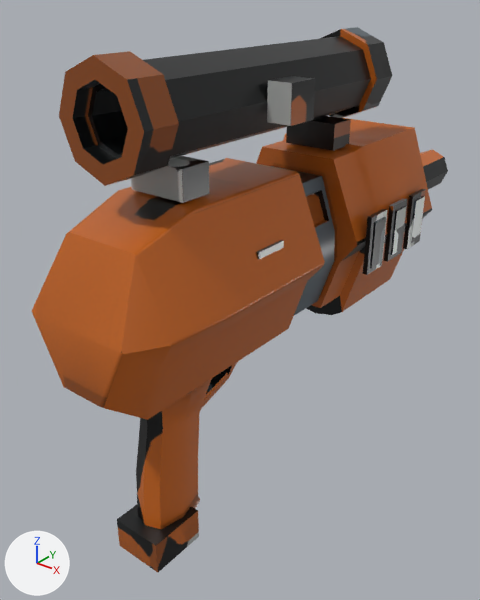
A saved change to the glTF model deathmatch/weapons/cq/beam_pistol.glb.
One viewpoint serves both versions: a camera (50 mm lens) standing at (0.273, -0.268, 0.288) and looking at (-0.032, 0.113, 0.052). Every picture has the same lights, and +X, +Y and +Z are marked at lower left. The first picture is the older version. Vertices at exactly the same position are counted once.

Objects in the first picture: 'InsertedAmmo', 'beam_pistol' and 1 more.
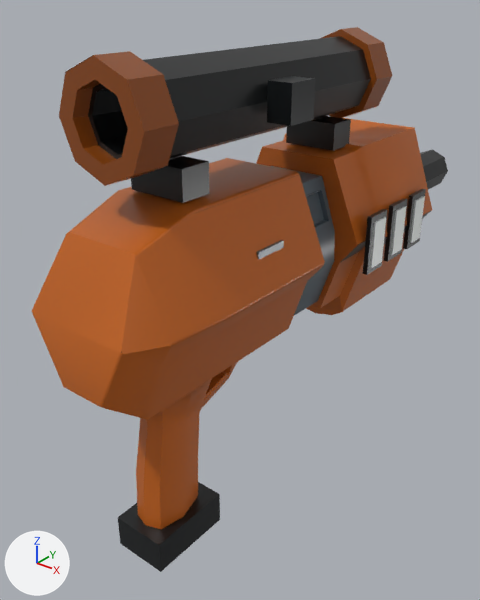
Location of each change, [x1, y1, x2, y2] in pixels of the pictures (480 x 600 px):
'InsertedAmmo', moved, rescaled: before [117, 505, 199, 572]; after [118, 482, 220, 572]
part 1 of me_receiver_001, surface changed: [48, 27, 445, 529] in both

What changed in the scene script:
```text
Change me_receiver_001:
    where me_receiver_001.from_pydata(...)  # 535 vertices, 971 faces; spans x -0.063..0.063, y -0.073..0.39, z -0.077..0.253
    used by ob_beam_pistol; location = (0.0, 0.0, 0.0)
    me_receiver_001 part 1: texture (UV) coordinates of 913 of 971 faces, centred in x -0.063..0.063, y -0.073..0.39, z -0.076..0.25, changed; they spanned u 0.0..1.0, v 0.0..1.0 and now span u 0.0..1.0, v 0.0..1.0
Change me_receiver_003:
    used by ob_insertedammo; location = (0.0, -0.021, -0.0717)
    remove me_receiver_003.from_pydata(...)  # 8 vertices, 12 faces; spans x -0.0196..0.0196, y -0.0214..0.0213, z -0.0126..0.0126
    add me_receiver_003.from_pydata(...)  # 8 vertices, 12 faces; spans x -0.0206..0.0206, y -0.0319..0.0319, z -0.0126..0.0126
    me_receiver_003 part 2: the whole mesh is scaled about its middle by (1.05, 1.49, 1)
Change ob_insertedammo:
    ob_insertedammo.location: (0.0, -0.021, -0.0717) -> (0.0, -0.0088, -0.0717)
```
